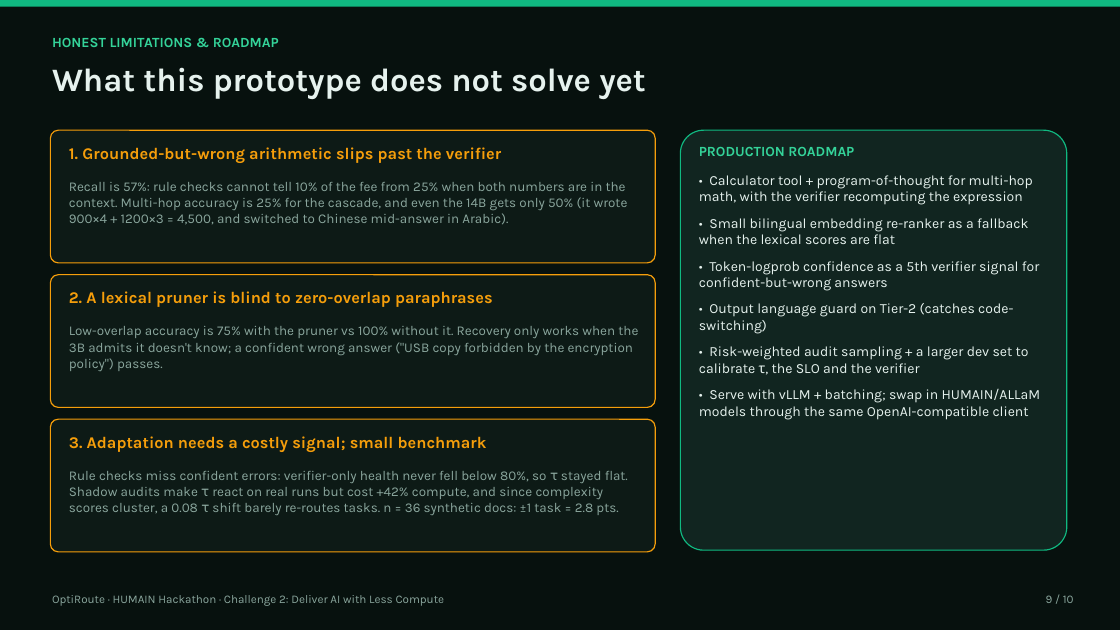
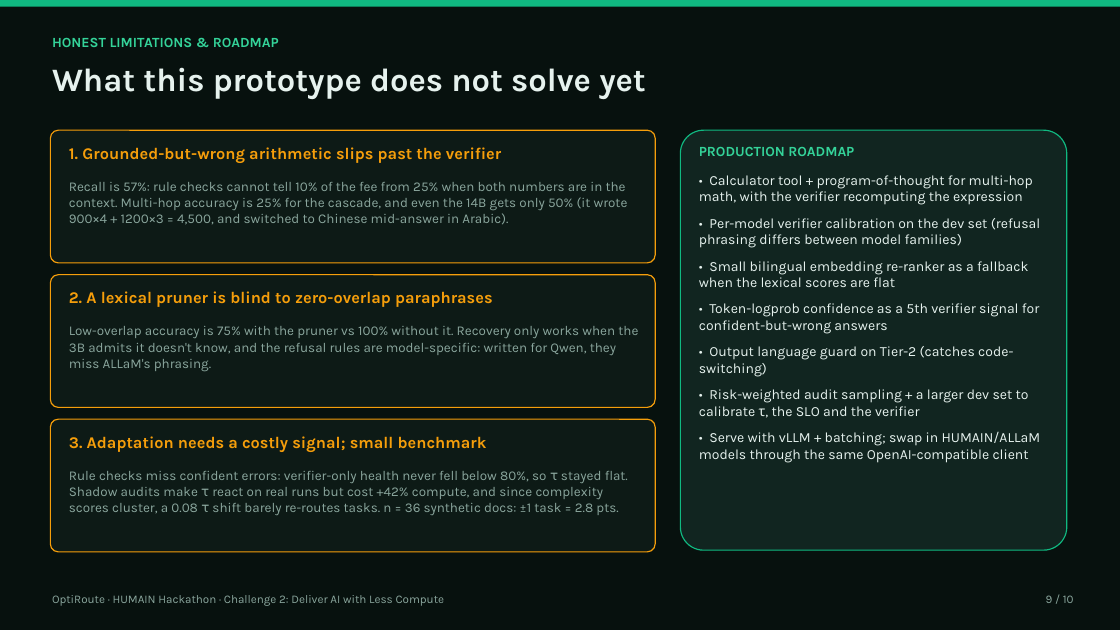
Before and after one commit to nawafalduaij/optiroute, a slide deck: slide 9 of deliverables/OptiRoute_Presentation.pptx. Drawn at 1120x630 pixels with LibreOffice and Linux fonts; fonts in the diff are those of the drawing. Boxes give left, top, right and bottom in pixels: in the first picture for what was removed or moved away, otherwise in the second. Text is boxed around its words. In the diff, an @@ line names an element or a change of style, - is before the commit and + after.

```diff
--- a/deliverables/OptiRoute_Presentation.pptx
+++ b/deliverables/OptiRoute_Presentation.pptx
@@ text at [699, 218, 1040, 248]: paragraph added @@
+• Per-model verifier calibration on the dev set (refusal phrasing differs between model families)
@@ text at [69, 326, 638, 371]: text changed @@
-Low-overlap accuracy is 75% with the pruner vs 100% without it. Recovery only works when the 3B admits it doesn't know; a confident wrong answer ("USB copy forbidden by the encryption policy") passes.
+Low-overlap accuracy is 75% with the pruner vs 100% without it. Recovery only works when the 3B admits it doesn't know, and the refusal rules are model-specific: written for Qwen, they miss ALLaM's phrasing.
```
Also in this commit, not shown: 7 other slides changed, 30 other files.
